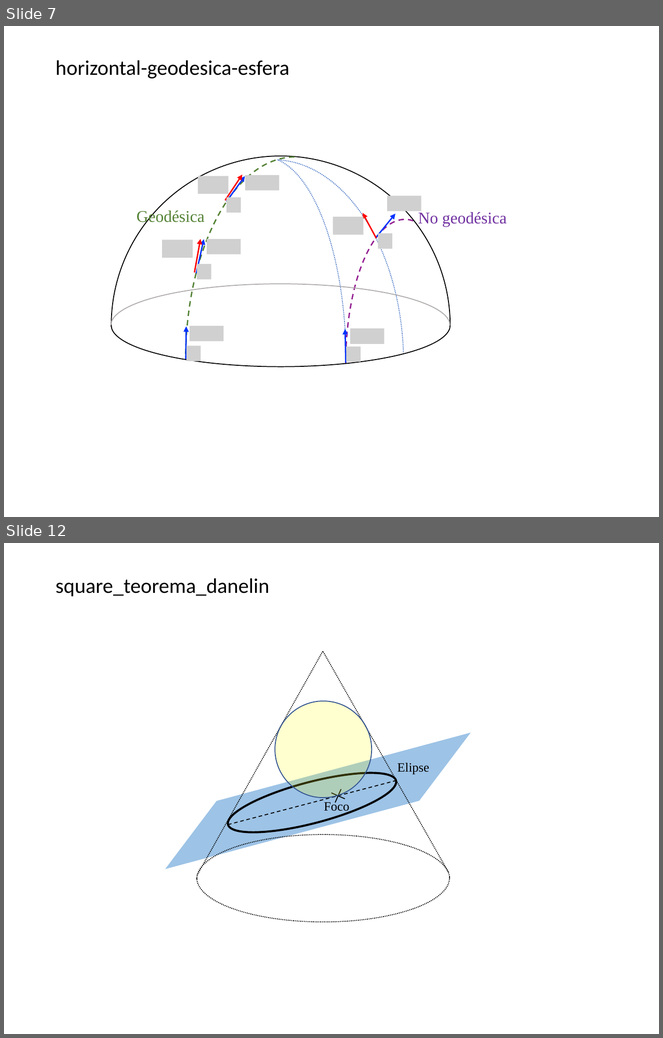
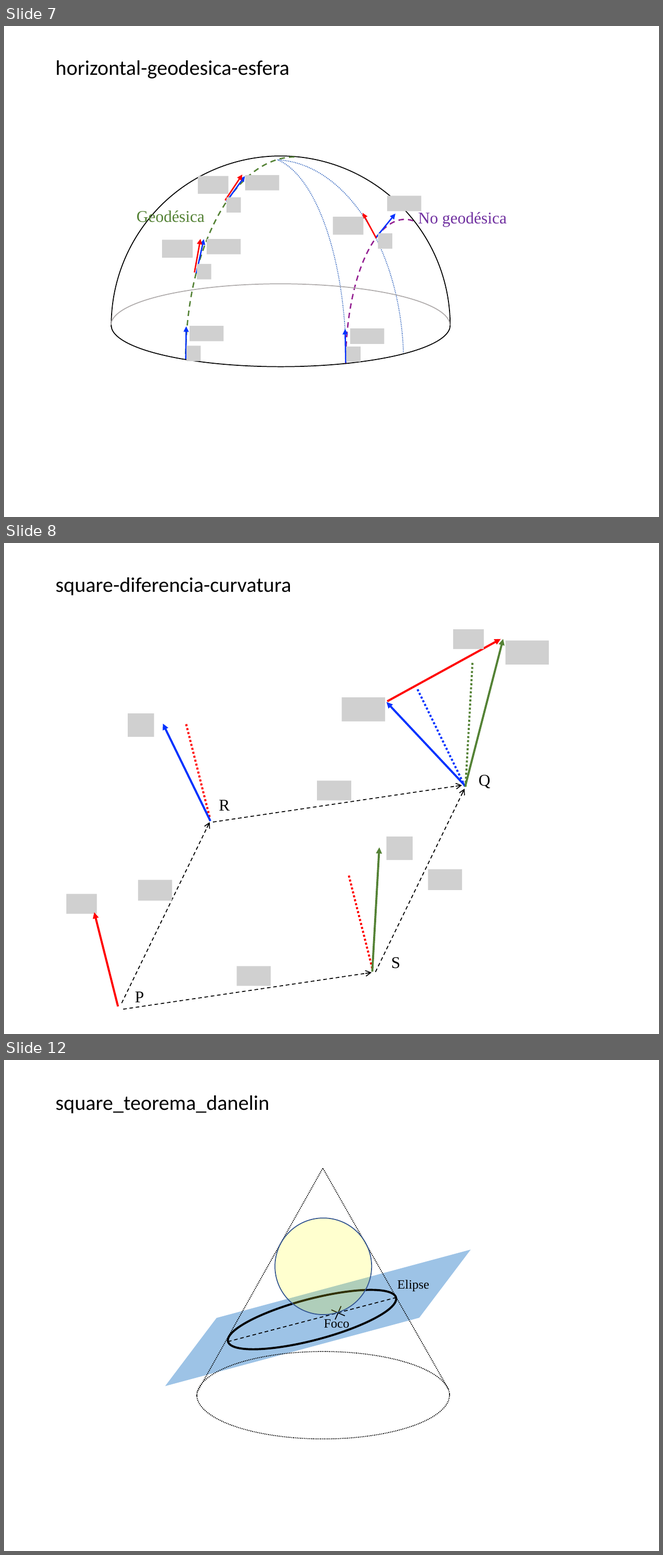
Before and after one commit to seap-udea/Relatividad-Zuluaga, a slide deck: figures/figures.pptx. Shown one above the other, each under a label of ours: slides 7 and 12 before the commit, slides 7, 8 and 12 after it; the slides between them are not shown. The pictures are 663x1038 and 663x1555 pixels, drawn with LibreOffice and Linux fonts; fonts in the diff are those of the drawing; grey boxes stand for pictures. Boxes give left, top, right and bottom in pixels: in the first picture for what was removed or moved away, otherwise in the second. Text is boxed around its words. In the diff, an @@ line names an element or a change of style, - is before the commit and + after.

```diff
--- a/figures/figures.pptx
+++ b/figures/figures.pptx
@@ slide 8 added at (x1=4, y1=543, x2=659, y2=1034), background #FFFFFF @@
@@ title added at (x1=55, y1=577, x2=291, y2=596), 23 pt, text #000000 @@
+square-diferencia-curvatura
@@ group added at (x1=66, y1=629, x2=549, y2=1009): 10 pictures, 10 arrows, 4 lines, 4 texts @@
+P
+Q
+R
+S
```
Also in this commit, not shown: 1 slide removed, 27 other files.
